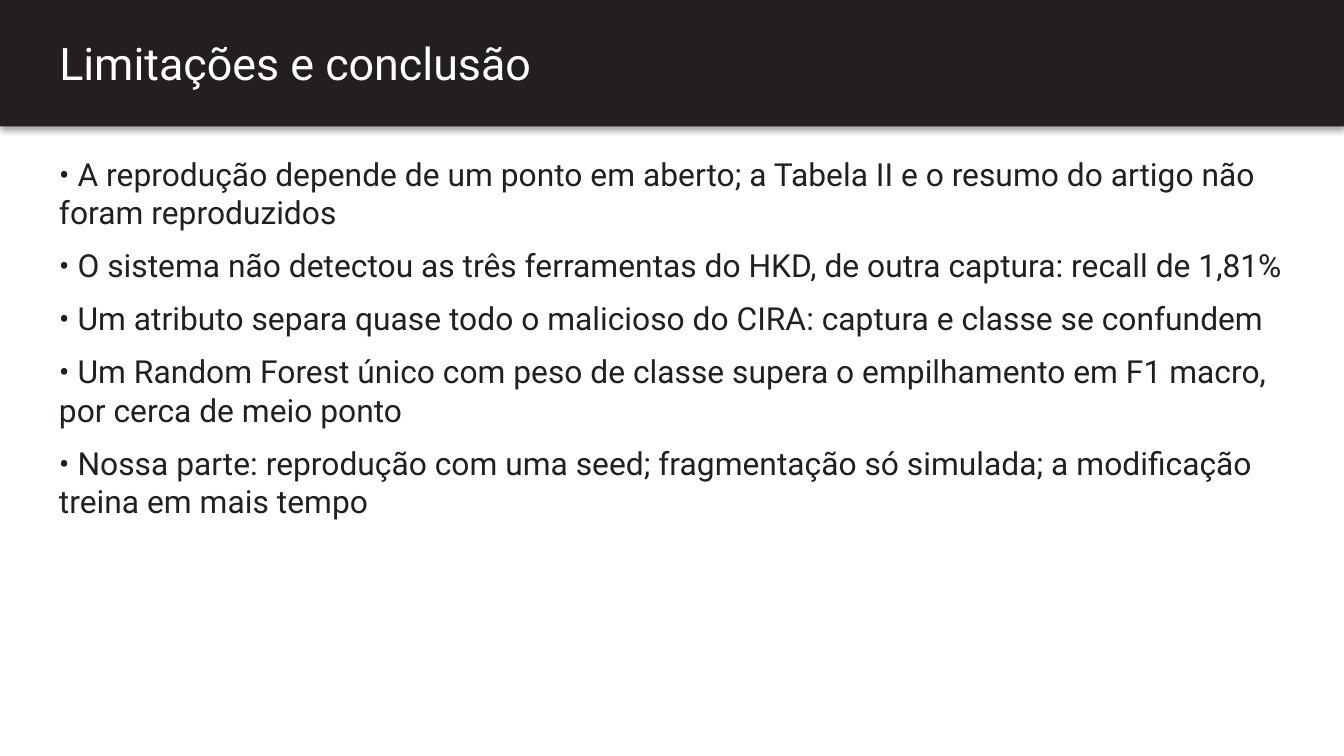
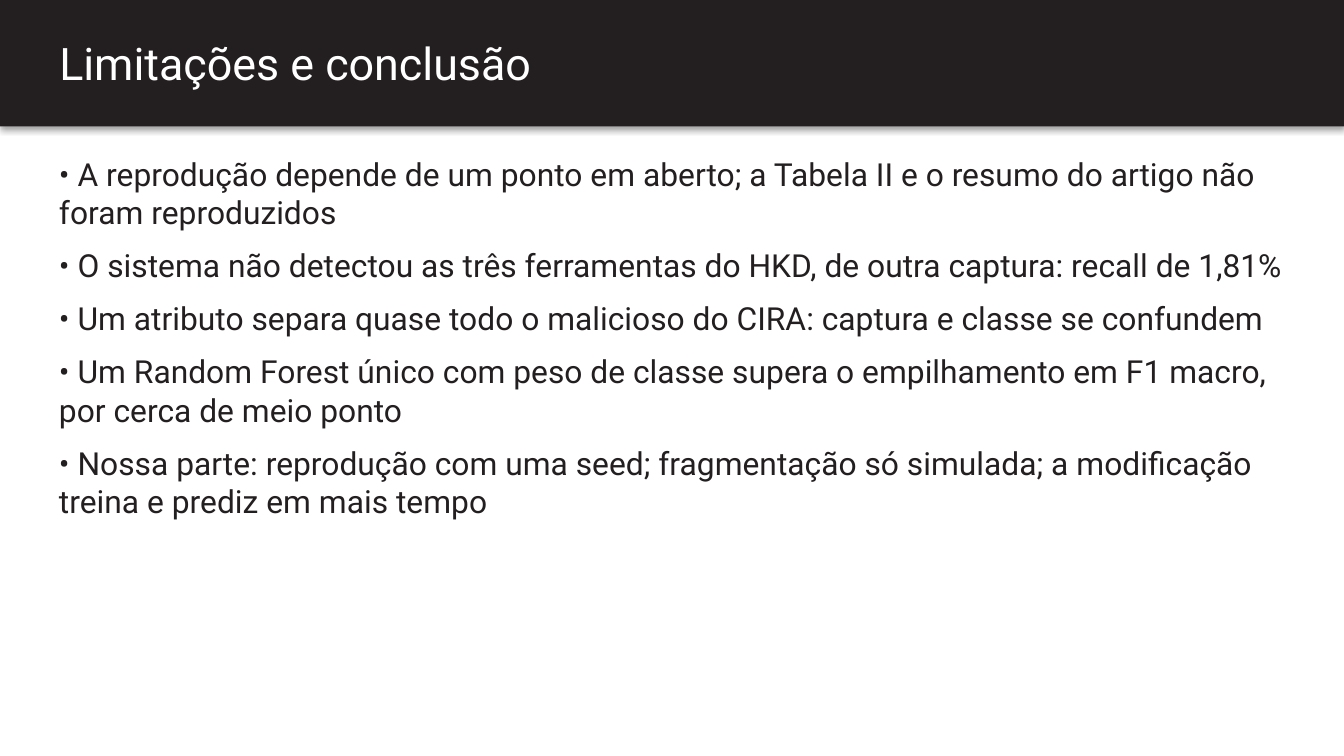
Before and after one commit to BrenoRev/Tecnicas_Ataque_Deteccao_Intrusao, a slide deck: slide 14 of project/report/apresentacao.pptx (slide 13 before the commit). Drawn at 1344x756 pixels with LibreOffice and Linux fonts; fonts in the diff are those of the drawing. Boxes give left, top, right and bottom in pixels: in the first picture for what was removed or moved away, otherwise in the second. Text is boxed around its words. In the diff, an @@ line names an element or a change of style, - is before the commit and + after.

```diff
--- a/project/report/apresentacao.pptx
+++ b/project/report/apresentacao.pptx
@@ text at bbox=[59, 451, 1251, 520]: text changed @@
-• Nossa parte: reprodução com uma seed; fragmentação só simulada; a modificação treina em mais tempo
+• Nossa parte: reprodução com uma seed; fragmentação só simulada; a modificação treina e prediz em mais tempo
```
Also in this commit, not shown: 1 slide added, 2 other files.
